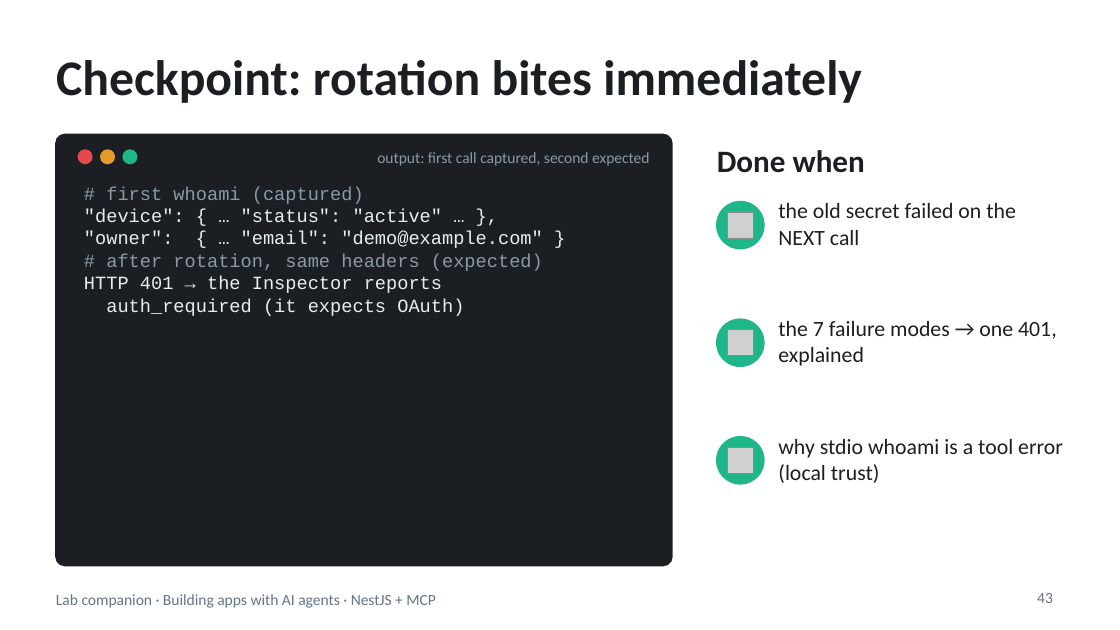
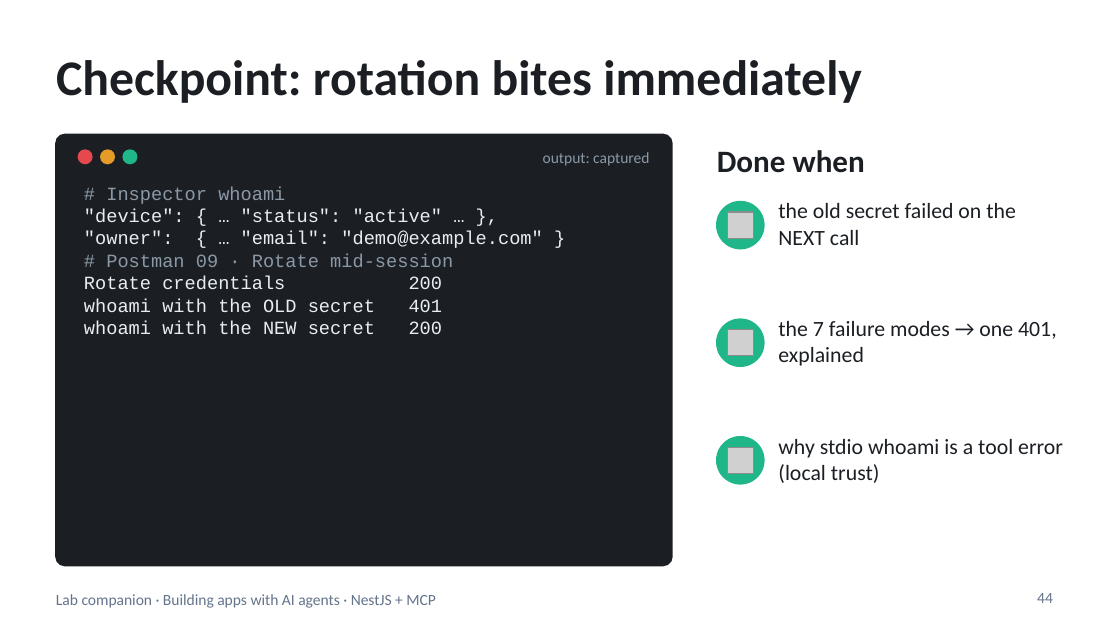
Before and after one commit to blazaga/ai-training-modules, a slide deck: slide 44 of docs/ai-agent-training/slides/lab-companion.pptx (slide 43 before the commit). Drawn at 1120x630 pixels with LibreOffice and Linux fonts; fonts in the diff are those of the drawing; grey boxes stand for pictures. Boxes give left, top, right and bottom in pixels: in the first picture for what was removed or moved away, otherwise in the second. Text is boxed around its words. In the diff, an @@ line names an element or a change of style, - is before the commit and + after.

```diff
--- a/docs/ai-agent-training/slides/lab-companion.pptx
+++ b/docs/ai-agent-training/slides/lab-companion.pptx
@@ text at (543,152,649,166): text changed @@
-output: first call captured, second expected
+output: captured
@@ text at (106,187,285,204): text changed @@
-# first whoami (captured)
+# Inspector whoami
@@ text at (84,254,453,334): text changed @@
-# after rotation, same headers (expected)
-HTTP 401 → the Inspector reports
-auth_required (it expects OAuth)
+# Postman 09 · Rotate mid-session
+Rotate credentials 200
+whoami with the OLD secret 401
+whoami with the NEW secret 200
@@ page number at (1037,593,1053,603): text changed @@
-43
+44
```
Also in this commit, not shown: 7 other slides changed, 4 slides added, 3 slides removed, 10 other files.
